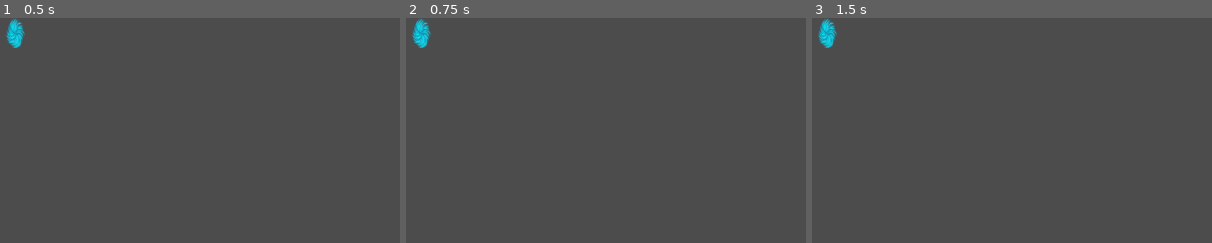
Above: before the commit, frames 1-3 (left to right).
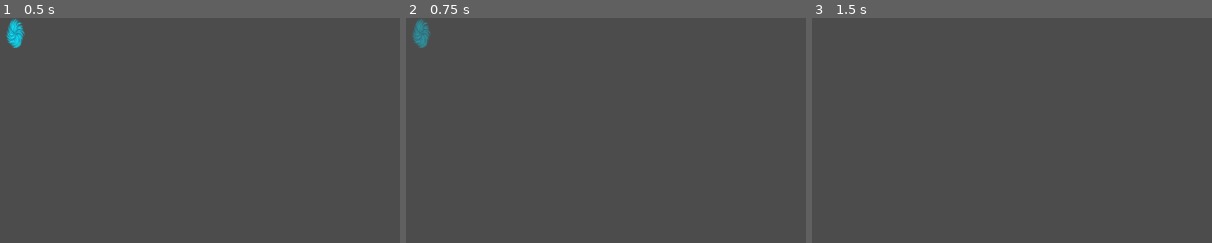
Above: after the commit, the same moments.

Repository: shelvacu/ideal-happiness
Game: Godot game, scene res://PortalTile.tscn
Two runs of this game, one before a commit and one after it. Both use one fixed random seed, a clock stepped at 60 frames per second and the inputs below. This scene is started directly instead of the project's main scene.
Inputs (mouse positions are % of the whole screen's width and height, from its top left):
- Up to frame 1 (0.5 s): no input
- Up to frame 2 (0.75 s): tap Enter at 0.5 s; move the mouse to (2, 3) at 0.52 s; click (2, 3) at 0.67 s
- Up to frame 3 (1.5 s): tap Space at 1.25 s; move the mouse to (30, 55) at 1.27 s; click (30, 55) at 1.42 s
The pictures show only the part of the screen within x 0-50%, y 0-50%; the shares and areas given below are measured in that part.

Frame 1 is identical in both runs. In frame 2, 0.4% of the frame differs, in the area x 1-6%, y 0-14%; in frame 3, 0.4%, in the area x 1-7%, y 0-14%.

Commit message:
Portals show semi-transparent when hovered

Diff:
--- a/PortalTile.gd
+++ b/PortalTile.gd
@@ -5,6 +5,7 @@
 var time_delta:int
 var can_edit:bool = true
 
+var is_hovering:bool = false
 var is_editing:bool = false
 var clicked_y:int = 0
 var time_delta_at_click:int = 0
@@ -19,8 +20,7 @@
 
 func set_time_delta(time_delta_:int):
 	time_delta = time_delta_
-	$AnimatedSprite.visible = time_delta != 0
-	$Label.visible = time_delta != 0
+	update_visibility()
 	var text:String
 	if time_delta < 0:
 		text = String(time_delta)
@@ -29,20 +29,42 @@
 	$Label.text = text
 	emit_signal("on_time_delta_changed", time_delta)
 
+
+func update_visibility():
+	var show := true
+	var full_opacity := true
+	if time_delta == 0:
+		show = is_editing or is_hovering
+		full_opacity = false
+	$AnimatedSprite.visible = show
+	$Label.visible = show
+	if full_opacity:
+		$AnimatedSprite.animation = "default"
+	else:
+		$AnimatedSprite.animation = "placing"
+
 func clickable_input(viewport:Node, event:InputEvent, shape_idx:int):
 	if not can_edit:
 		return
-	if event.get("pressed") and not event.get("doubleclick") and event.get("button_index") == BUTTON_LEFT:
-		start_edit(event.position)
+	if event is InputEventMouseMotion:
+		is_hovering = true
+		update_visibility()
+		get_tree().set_input_as_handled()
+	if event is InputEventMouseButton:
+		if event.pressed and not event.doubleclick and event.button_index == BUTTON_LEFT:
+			start_edit(event.position)
+		get_tree().set_input_as_handled()
 
 func start_edit(pos:Vector2):
 	is_editing = true
 	clicked_y = pos[1]
 	time_delta_at_click = time_delta
+	update_visibility()
 	print("start_edit")
 
 func end_edit():
 	is_editing = false
+	update_visibility()
 	print("end_edit")
 
 func update_edit(pos:Vector2):
@@ -50,22 +72,15 @@
 	set_time_delta(time_delta_at_click - delta_y / 20)
 	print("update_edit: " + String(delta_y))
 
-func _input(event:InputEvent):
-	if not is_editing:
-		return
+func _unhandled_input(event:InputEvent):
 	if event is InputEventMouseMotion:
-		if (event.button_mask & BUTTON_LEFT) == 0:
-			return
-		update_edit(event.position)
+		is_hovering = false
+		update_visibility()
+		if is_editing and (event.button_mask & BUTTON_LEFT) != 0:
+			update_edit(event.position)
 	elif event is InputEventMouseButton:
-		if event.button_index != BUTTON_LEFT:
-			return
-		if event.pressed:
-			return
-		end_edit()
-	else:
-		return
-	# TODO colin: mark event as handled
+		if is_editing and event.button_index == BUTTON_LEFT and not event.pressed:
+			end_edit()
 
 # Called when the node enters the scene tree for the first time.
 func _ready():
Not shown: 2 places in PortalTile.tscn that only renumber resources
